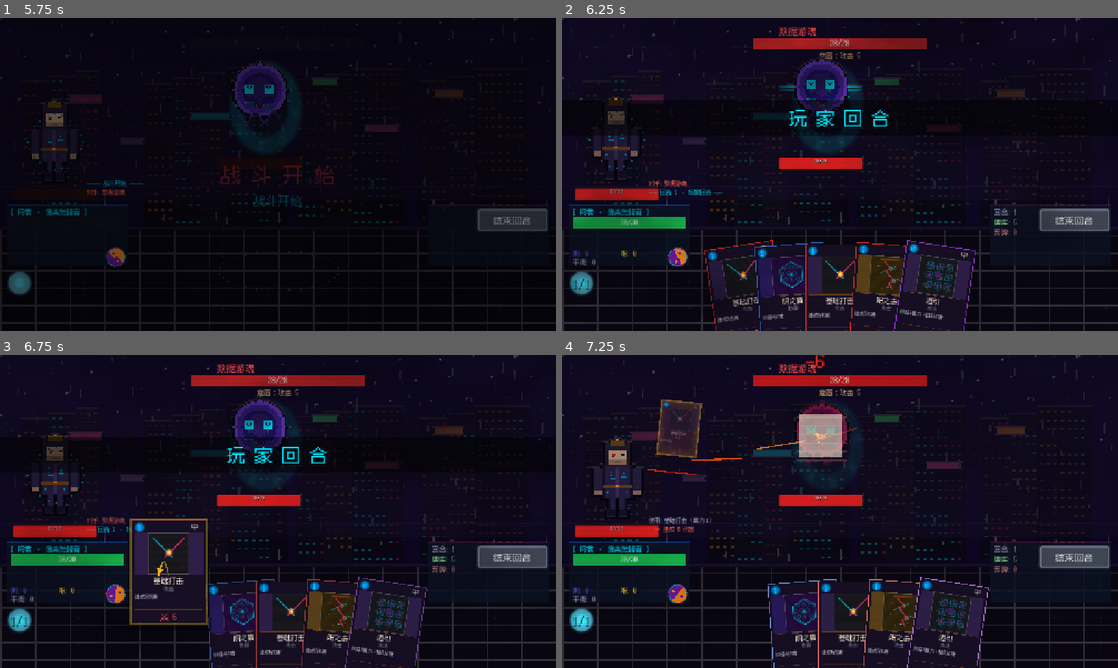
Above: before the commit, frames 1-4 (two rows, left to right).
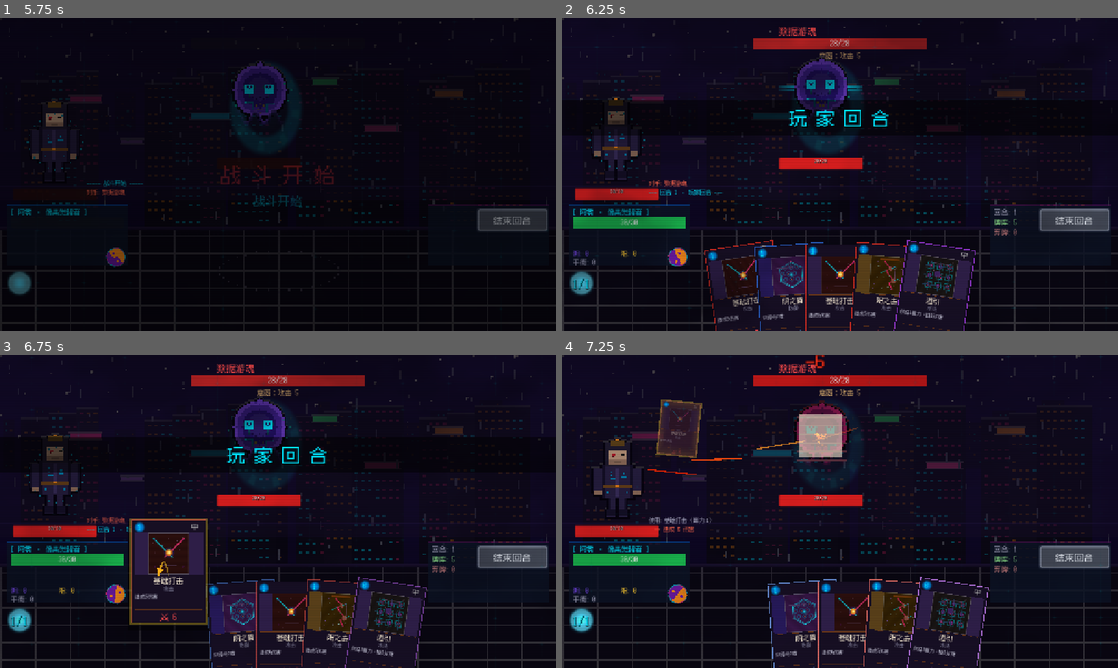
Above: after the commit, the same moments.

Repository: 9G420/CyberTao8
Game: Godot game, scene res://Scenes/Title.tscn
Same seed, same stepped clock (60 frames per second), same inputs: the game is played once before the commit and once after it. Sound files missing from this copy of the repository are replaced by a short silence.
Inputs (mouse positions are in pixels of both pictures, inside the frame that each line leads up to):
- Up to frame 1 (5.75 s): click "新 游 戏" at 0.5 s; tap Enter (ui_accept) at 1.25, 1.52 s; move the mouse to (400, 158) at 1.27 s; click (400, 158) at 1.42 s; drag from (166, 190) to (250, 237) at 2.02 s; move the mouse to (333, 105) at 2.77 s; click (333, 105) at 2.92 s; click (83, 230) at 3.52 s; click "结束回合" at 4.25 s; click "结束回合" at 5 s
- Up to frame 2 (6.25 s): click "结束回合" at 5.75 s
- Up to frame 3 (6.75 s): drag from (183, 630) to (111, 464) at 6.52 s
- Up to frame 4 (7.25 s): no input

Frame 1 is identical in both runs. In frame 2, less than 0.1% of the frame differs, in the area x 29-71%, y 76-88%; in frame 3, less than 0.1%; in frame 4, less than 0.1%.

Commit message:
每张卡像素画独特化: PixelArtGenerator添加seed色调偏移+独特标记
- generate_card_art新增: 背景色seed偏移, 全图seed色调tint,
  seed位置装饰像素, seed方向装饰线, seed角落标记, 边框光晕色调变化
- CardReward.gd: 用cd.card_id.hash()替代card_path.hash()作为seed,
  边框/背景用card_color替代类型通用色
- Event.gd: 同上, 用card_id.hash()作为seed
- 效果: 即使同类型同变体的卡(如两张Power天眼), 也有不同色调和细节

Diff:
--- a/Scripts/UI/CardReward.gd
+++ b/Scripts/UI/CardReward.gd
@@ -238,23 +238,24 @@
 	var panel := Panel.new()
 	panel.size = Vector2(card_w, card_h)
 
-	# 卡牌边框颜色根据类型
-	var type_color: Color
-	match cd.card_type:
-		CardData.CardType.ATTACK: type_color = Color(0.8, 0.25, 0.2)
-		CardData.CardType.DEFENSE: type_color = Color(0.2, 0.5, 0.8)
-		CardData.CardType.SPELL: type_color = Color(0.6, 0.3, 0.8)
-		CardData.CardType.POWER: type_color = Color(0.8, 0.7, 0.2)
-		CardData.CardType.SUMMON: type_color = Color(0.2, 0.7, 0.35)
-		_: type_color = Color(0.5, 0.5, 0.5)
+	# 卡牌边框颜色根据卡牌自身色 (每张卡唯一)
+	var accent: Color = cd.card_color
+	if accent == Color.WHITE or accent == Color.BLACK:
+		match cd.card_type:
+			CardData.CardType.ATTACK: accent = Color(0.8, 0.25, 0.2)
+			CardData.CardType.DEFENSE: accent = Color(0.2, 0.5, 0.8)
+			CardData.CardType.SPELL: accent = Color(0.6, 0.3, 0.8)
+			CardData.CardType.POWER: accent = Color(0.8, 0.7, 0.2)
+			CardData.CardType.SUMMON: accent = Color(0.2, 0.7, 0.35)
+			_: accent = Color(0.5, 0.5, 0.5)
 
 	var sb := StyleBoxFlat.new()
-	sb.bg_color = Color(0.06, 0.04, 0.1, 0.92)
-	sb.border_color = type_color
+	sb.bg_color = Color(accent.r * 0.12 + 0.03, accent.g * 0.12 + 0.02, accent.b * 0.12 + 0.05, 0.92)
+	sb.border_color = accent
 	sb.set_border_width_all(3)
 	sb.border_width_top = 4
 	sb.set_corner_radius_all(6)
-	sb.shadow_color = Color(type_color.r, type_color.g, type_color.b, 0.3)
+	sb.shadow_color = Color(accent.r, accent.g, accent.b, 0.3)
 	sb.shadow_size = 6
 	panel.add_theme_stylebox_override("panel", sb)
 
@@ -279,11 +280,12 @@
 	cost_bg.z_index = -1
 	panel.add_child(cost_bg)
 
-	# 卡面缩略图
+	# 卡面缩略图 (用card_id作为seed, 保证每张卡像素画独特)
 	var card_art := TextureRect.new()
-	var _ai_art := AssetLoader.get_card_art(cd.card_type, cd.yinyang, cd.rarity, card_path.hash(), cd.card_id)
+	var art_seed: int = cd.card_id.hash() if cd.card_id != "" else card_path.hash()
+	var _ai_art := AssetLoader.get_card_art(cd.card_type, cd.yinyang, cd.rarity, art_seed, cd.card_id)
 	card_art.texture = _ai_art if _ai_art else PixelArtGenerator.generate_card_art(
-		cd.card_type, cd.yinyang, cd.rarity, card_path.hash()
+		cd.card_type, cd.yinyang, cd.rarity, art_seed
 	)
 	card_art.position = Vector2(50, 40)
 	card_art.size = Vector2(120, 120)
@@ -294,7 +296,7 @@
 	var sep := ColorRect.new()
 	sep.position = Vector2(12, 165)
 	sep.size = Vector2(card_w - 24, 1)
-	sep.color = Color(type_color.r, type_color.g, type_color.b, 0.4)
+	sep.color = Color(accent.r, accent.g, accent.b, 0.4)
 	sep.mouse_filter = Control.MOUSE_FILTER_IGNORE
 	panel.add_child(sep)
 
--- a/Scripts/UI/Event.gd
+++ b/Scripts/UI/Event.gd
@@ -475,11 +475,12 @@
 	item_panel.add_theme_stylebox_override("panel", ip_sb)
 
 	if card_data:
-		# 卡面缩略图
+		# 卡面缩略图 (用card_id hash作为seed)
 		var card_art := TextureRect.new()
-		var _ai_ev_card := AssetLoader.get_card_art(card_data.card_type, card_data.yinyang, card_data.rarity, card_path.hash(), card_data.card_id)
+		var ev_art_seed: int = card_data.card_id.hash() if card_data.card_id != "" else card_path.hash()
+		var _ai_ev_card := AssetLoader.get_card_art(card_data.card_type, card_data.yinyang, card_data.rarity, ev_art_seed, card_data.card_id)
 		card_art.texture = _ai_ev_card if _ai_ev_card else PixelArtGenerator.generate_card_art(
-			card_data.card_type, card_data.yinyang, card_data.rarity, card_path.hash()
+			card_data.card_type, card_data.yinyang, card_data.rarity, ev_art_seed
 		)
 		card_art.position = Vector2(108, 6)
 		card_art.size = Vector2(64, 64)
--- a/Scripts/Visual/PixelArtGenerator.gd
+++ b/Scripts/Visual/PixelArtGenerator.gd
@@ -56,6 +56,14 @@
 		0: bg_color = Color(0.15, 0.05, 0.25) # yin - deep purple
 		1: bg_color = Color(0.2, 0.15, 0.05)  # yang - dark gold
 		_: bg_color = Color(0.1, 0.1, 0.12)   # neutral gray
+
+	# Seed-based background tint shift (unique per card)
+	var bg_shift_r: float = _hash_float(seed_val + 777) * 0.1 - 0.05
+	var bg_shift_g: float = _hash_float(seed_val + 888) * 0.08 - 0.04
+	var bg_shift_b: float = _hash_float(seed_val + 999) * 0.1 - 0.05
+	bg_color.r = clampf(bg_color.r + bg_shift_r, 0.02, 0.35)
+	bg_color.g = clampf(bg_color.g + bg_shift_g, 0.02, 0.3)
+	bg_color.b = clampf(bg_color.b + bg_shift_b, 0.02, 0.35)
 	_draw_rect_area(img, 0, 0, 64, 64, bg_color)
 
 	# Card-type-specific motif
@@ -66,6 +74,49 @@
 		3: _draw_spell_motif(img, seed_val)
 		4: _draw_power_motif(img, seed_val)
 
+	# === Seed-based unique color tint (makes same variant look different) ===
+	var tint_r: float = _hash_float(seed_val + 1111) * 0.25 - 0.125
+	var tint_g: float = _hash_float(seed_val + 2222) * 0.2 - 0.1
+	var tint_b: float = _hash_float(seed_val + 3333) * 0.25 - 0.125
+	for ty in range(64):
+		for tx in range(64):
+			var c: Color = img.get_pixel(tx, ty)
+			if c.a > 0.05:
+				c.r = clampf(c.r + tint_r, 0.0, 1.0)
+				c.g = clampf(c.g + tint_g, 0.0, 1.0)
+				c.b = clampf(c.b + tint_b, 0.0, 1.0)
+				img.set_pixel(tx, ty, c)
+
+	# === Seed-based unique accent marks ===
+	var mark_col := Color(
+		_hash_float(seed_val + 4444) * 0.5 + 0.4,
+		_hash_float(seed_val + 5555) * 0.5 + 0.3,
+		_hash_float(seed_val + 6666) * 0.5 + 0.4, 0.55)
+	# Unique decorative pixels at hash-determined positions
+	for mi in range(8):
+		var mx: int = int(_hash_float(seed_val + mi * 17 + 100) * 52.0) + 6
+		var my: int = int(_hash_float(seed_val + mi * 31 + 200) * 52.0) + 6
+		_set_pixel_safe(img, mx, my, mark_col)
+		if mi < 4:
+			_set_pixel_safe(img, mx + 1, my, Color(mark_col.r, mark_col.g, mark_col.b, 0.3))
+	# Unique accent line (horizontal or vertical based on seed)
+	var line_orient: float = _hash_float(seed_val + 7777)
+	var line_pos: int = int(_hash_float(seed_val + 8888) * 44.0) + 10
+	var line_start: int = int(_hash_float(seed_val + 9999) * 20.0) + 6
+	var line_len: int = int(_hash_float(seed_val + 1010) * 18.0) + 10
+	var line_col := Color(mark_col.r, mark_col.g, mark_col.b, 0.3)
+	if line_orient < 0.5:
+		_draw_line_h(img, line_start, line_start + line_len, line_pos, line_col)
+	else:
+		_draw_line_v(img, line_pos, line_start, line_start + line_len, line_col)
+	# Corner accent (unique position)
+	var corner_type: int = int(_hash_float(seed_val + 1212) * 4.0)
+	var cx_corner: int = 6 if corner_type < 2 else 54
+	var cy_corner: int = 6 if (corner_type % 2 == 0) else 54
+	_set_pixel_safe(img, cx_corner, cy_corner, mark_col)
+	_set_pixel_safe(img, cx_corner + 1, cy_corner, mark_col)
+	_set_pixel_safe(img, cx_corner, cy_corner + 1, mark_col)
+
 	# Scanlines for retro feel (every other row dimmed)
 	for y in range(0, 64, 2):
 		for x in range(64):
@@ -78,6 +129,10 @@
 		0: glow_color = Color(0.4, 0.4, 0.4, 0.6)
 		1: glow_color = Color(0.2, 0.4, 1.0, 0.7)
 		_: glow_color = Color(0.6, 0.15, 0.9, 0.8)
+	# Tint the glow color slightly per-card too
+	glow_color.r = clampf(glow_color.r + tint_r * 0.5, 0.0, 1.0)
+	glow_color.g = clampf(glow_color.g + tint_g * 0.5, 0.0, 1.0)
+	glow_color.b = clampf(glow_color.b + tint_b * 0.5, 0.0, 1.0)
 	_draw_border_glow(img, 64, 64, glow_color, rarity)
 
 	return ImageTexture.create_from_image(img)
